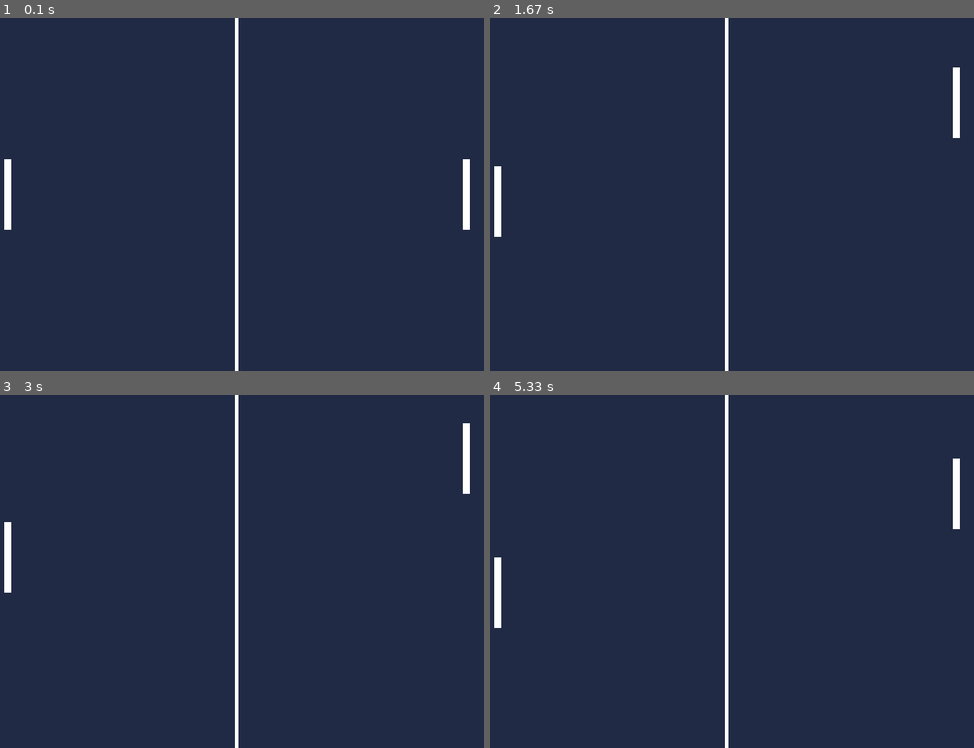
Above: before the commit, frames 1-4 (two rows, left to right).
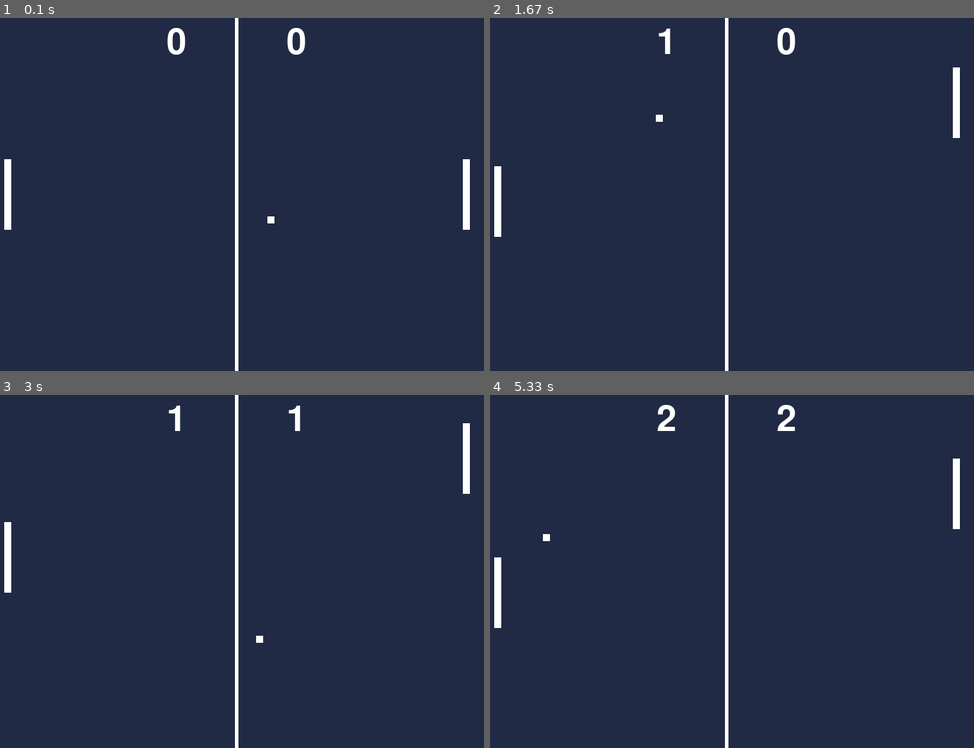
Above: after the commit, the same moments.

Repository: annwon603/Pong
Game: pygame game, started from Pong/main.py
Same seed, same stepped clock (60 frames per second), same inputs: the game is played once before the commit and once after it.
Inputs:
- Up to frame 1 (0.1 s): no input
- Up to frame 2 (1.67 s): hold Up 0.33-0.8 s; hold Down 0.83-1.13 s; hold S 0.83-1.13 s; hold Up 1.17-1.53 s; hold W 1.17-1.53 s; hold Down from 1.57 s (still down); hold S from 1.57 s (still down)
- Up to frame 3 (3 s): release Down at 1.93 s; release S at 1.93 s; hold Up 1.97-2.27 s; hold W 1.97-2.27 s; hold Down 2.3-2.6 s; hold S 2.3-2.6 s; hold Up from 2.63 s (still down); hold W from 2.63 s (still down)
- Up to frame 4 (5.33 s): release Up at 3 s; release W at 3 s; hold Down 3.03-3.4 s; hold S 3.03-3.4 s; hold Up 3.43-3.73 s; hold W 3.43-3.73 s; hold Down 3.77-4.07 s; hold S 3.77-4.07 s; hold Up 4.1-4.47 s; hold W 4.1-4.47 s; hold Down 4.5-4.87 s; hold S 4.5-4.87 s; hold Up 4.9-5.2 s; hold W 4.9-5.2 s; hold Down from 5.23 s (still down); hold S from 5.23 s (still down)

The runs differ from the first frame. In frame 1, 0.4% of the frame differs, in the area x 34-64%, y 2-59%; in frame 2, 0.3%; in frame 3, 0.2%; in frame 4, 0.4%.

Commit message:
Created Pong
1. Created a ball class which changes it's velocity after bouncing off the wall
2. Created a main class which updates the sprites, runs the game, control the keys, changes the ball's velocity, updates the score , display the game

Diff:
--- a/Pong/ball.py
+++ b/Pong/ball.py
@@ -1,11 +1,11 @@
 # Importing the pygame library
 import pygame
-
+from random import randint
 BLACK = (0 , 0 , 0)
 
 class Ball(pygame.sprite.Sprite):
 
-    def __initi__(self, color, width, height):
+    def __init__(self, color, width, height):
 
         super().__init__()
         #creating a hit box for the ball
@@ -15,4 +15,14 @@
         #creating a drawing on top of the hitbox
         pygame.draw.rect(self.image, color, [0, 0, width, height])
 
+        self.velocity = [randint(4,8),randint(-8,8)]
+
         self.rect = self.image.get_rect()
+
+    def update(self):
+        self.rect.x += self.velocity[0]
+        self.rect.y += self.velocity[1]
+
+    def bounce(self):
+        self.velocity[0] = -self.velocity[0]
+        self.velocity[1] = randint(-8,8)
--- a/Pong/main.py
+++ b/Pong/main.py
@@ -3,7 +3,8 @@
 
 #importing the Paddle class from paddle.py
 from paddle import Paddle
-
+#importing the Ball class from ball.py
+from ball import Ball
 # initializing the pygame library
 pygame.init()
 
@@ -12,6 +13,7 @@
 WHITE = (255, 255, 255)
 
 #size of the game window
+#700 is width,500 is height
 size = (700 , 500)
 #created the screen
 game_window = pygame.display.set_mode(size)
@@ -28,14 +30,22 @@
 paddle2.rect.x = 670
 paddle2.rect.y = 200
 
+ball = Ball(WHITE,10,10)
+ball.rect.x=345
+ball.rect.y=245
+
 sprite_list = pygame.sprite.Group()
 sprite_list.add(paddle1)
 sprite_list.add(paddle2)
+sprite_list.add(ball)
 
 run_game = True
 # in-game clock to keep track of time intervals
 # counts every ms, 1000 ms= 1 sec
 clock = pygame.time.Clock()
+
+score_player_1 = 0
+score_player_2 = 0
 
 while run_game:
     for event in pygame.event.get():
@@ -56,12 +66,34 @@
 
     sprite_list.update()
 
+    if ball.rect.x >= 690:
+        ball.velocity[0] = -ball.velocity[0]
+        score_player_1 += 1
+    if ball.rect.x <= 0:
+        ball.velocity[0] = -ball.velocity[0]
+        score_player_2 += 1
+    if ball.rect.y >= 490:
+        ball.velocity[1] = -ball.velocity[1]
+    if ball.rect.y <= 0:
+        ball.velocity[1] = -ball.velocity[1]
+
+    if pygame.sprite.collide_mask(ball, paddle1) or pygame.sprite.collide_mask(ball, paddle2):
+        ball.bounce()
+
+
     #things I want to be consistent throughtout the game
     game_window.fill(NAVY_BLUE)
     #drawing the net in the middle       [top]     [bottom]  [width]
     pygame.draw.line(game_window, WHITE, [349, 0], [349, 500], 5)
 
     sprite_list.draw(game_window)
+
+    font = pygame.font.Font(None, 75)
+    text = font.render(str(score_player_1), 1, WHITE)
+    game_window.blit(text, (250,10) )
+    text = font.render(str(score_player_2), 1, WHITE)
+    game_window.blit(text, (420,10) )
+
     #updates the screen
     pygame.display.flip()
     #clock is ticking 60x per second
